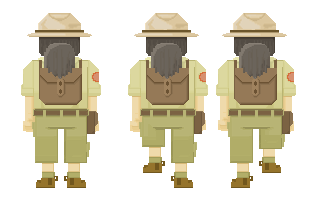
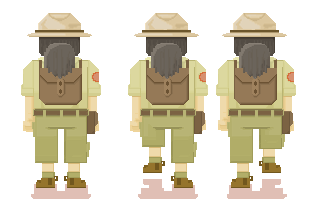
Layers edited between the first and the second 313 x 200 image:
added layer "Layer 28 copy 2" (multiply, 30%) above "Layer 28 copy" over [227, 179, 287, 199]
added layer "Layer 28 copy" (multiply, 30%) above "Layer 28" over [138, 179, 198, 199]
added layer "Layer 28" (multiply, 30%) above "Layer 0" over [31, 184, 91, 199]
